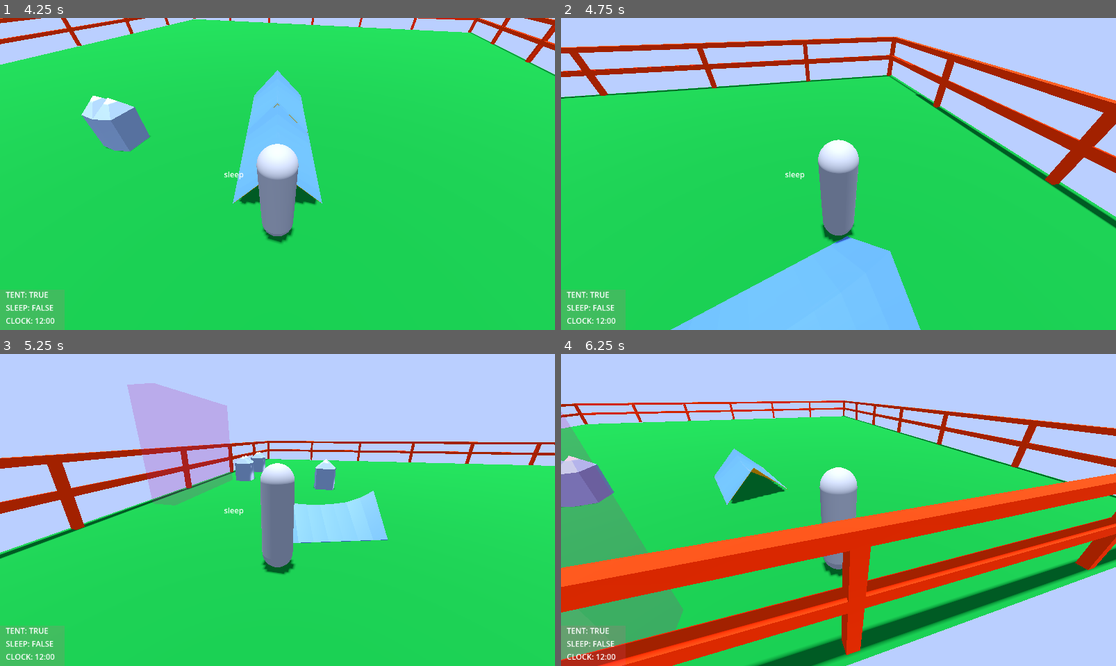
Above: before the commit, frames 1-4 (two rows, left to right).
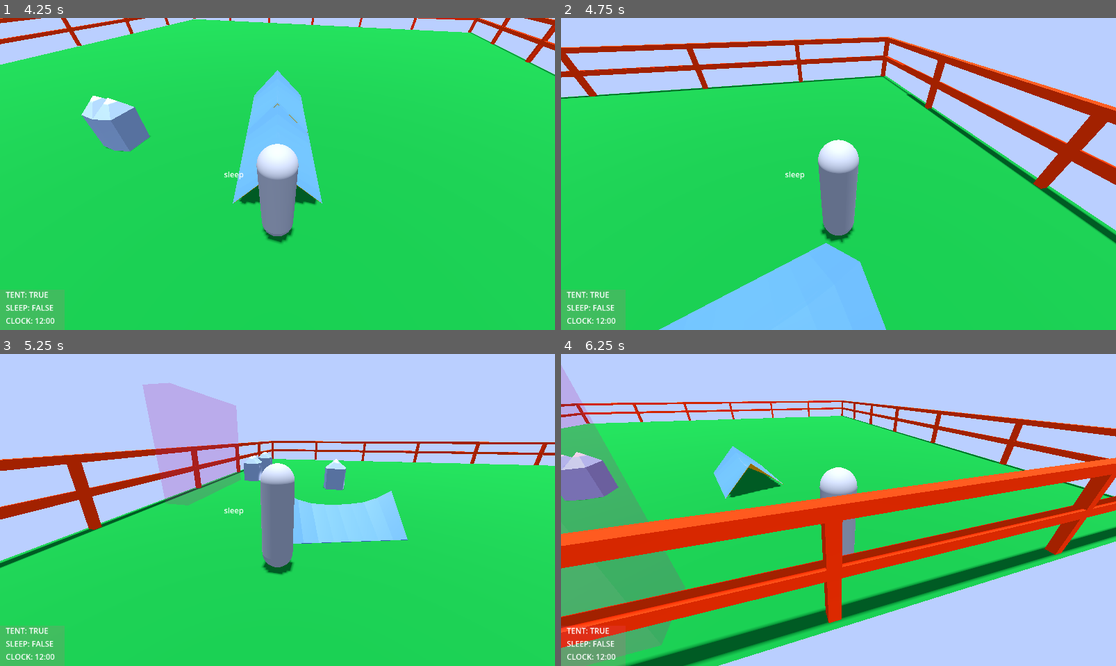
Above: after the commit, the same moments.

Repository: Wake1st/CritterCamper
Game: Godot game, scene res://levels/game_manager.tscn
Two runs of this game, one before a commit and one after it. Both use one fixed random seed, a clock stepped at 60 frames per second and the inputs below.
Inputs (mouse positions are in pixels of both pictures, inside the frame that each line leads up to):
- Up to frame 1 (4.25 s): click "Start" at 0.5 s; move the mouse to (399, 158) at 1.27 s; hold D (right) 1.28-2.03 s; tap one key every 0.75 s from 1.35 s: E (action) Z (build) Q (undo_action) E (action); move the mouse to (166, 189) at 2.02 s; hold S (backward) 2.03-2.78 s; move the mouse to (333, 105) at 2.77 s; hold D (right) 2.78-3.53 s; move the mouse to (249, 236) at 3.52 s; hold W (forward) from 3.53 s (still down)
- Up to frame 2 (4.75 s): move the mouse to (1005, 220) at 4.27 s; release W (forward) at 4.28 s; hold A (left) from 4.28 s (still down); tap Z (build) at 4.35 s
- Up to frame 3 (5.25 s): keep holding A (left); move the mouse to (111, 463) at 5.02 s; tap Q (undo_action) at 5.1 s
- Up to frame 4 (6.25 s): move the mouse to (866, 510) at 5.77 s; release A (left) at 5.78 s; hold S (backward) from 5.78 s (still down); tap E (action) at 5.85 s

Frame 1 is identical in both runs. In frame 2, 9.8% of the frame differs, in the area x 0-100%, y 6-100%; in frame 3, 7.0%; in frame 4, 46%, in the area x 0-100%, y 3-100%.
Error in both runs: Invalid access to property or key of type 'String' on a base object of type 'Dictionary'. (res://building/BuildManager.gd:18)

Commit message:
better mesh

Diff:
--- a/tent/tent.tscn
+++ b/tent/tent.tscn
@@ -8,8 +8,8 @@
 [sub_resource type="PrismMesh" id="PrismMesh_y4ne5"]
 size = Vector3(2, 1.4, 3)
 
-[sub_resource type="ConvexPolygonShape3D" id="ConvexPolygonShape3D_w8p1s"]
-points = PackedVector3Array(-1, 0, -1.5, 0, 1, -1.5, 1, 0, -1.5, 1, 0, 1.5, 0, 1, 1.5, -1, 0, 1.5)
+[sub_resource type="BoxShape3D" id="BoxShape3D_jat24"]
+size = Vector3(2, 1, 3)
 
 [node name="Tent" type="Node3D"]
 script = ExtResource("1_qua20")
@@ -25,7 +25,8 @@
 collision_mask = 0
 
 [node name="CollisionShape3D" type="CollisionShape3D" parent="StaticBody3D"]
-shape = SubResource("ConvexPolygonShape3D_w8p1s")
+transform = Transform3D(1, 0, 0, 0, 1, 0, 0, 0, 1, 0, 0.5, 0)
+shape = SubResource("BoxShape3D_jat24")
 
 [node name="tent" parent="." instance=ExtResource("2_mlfni")]
 transform = Transform3D(1, 0, 0, 0, 1, 0, 0, 0, 1, 0, -0.00038445, 0)
